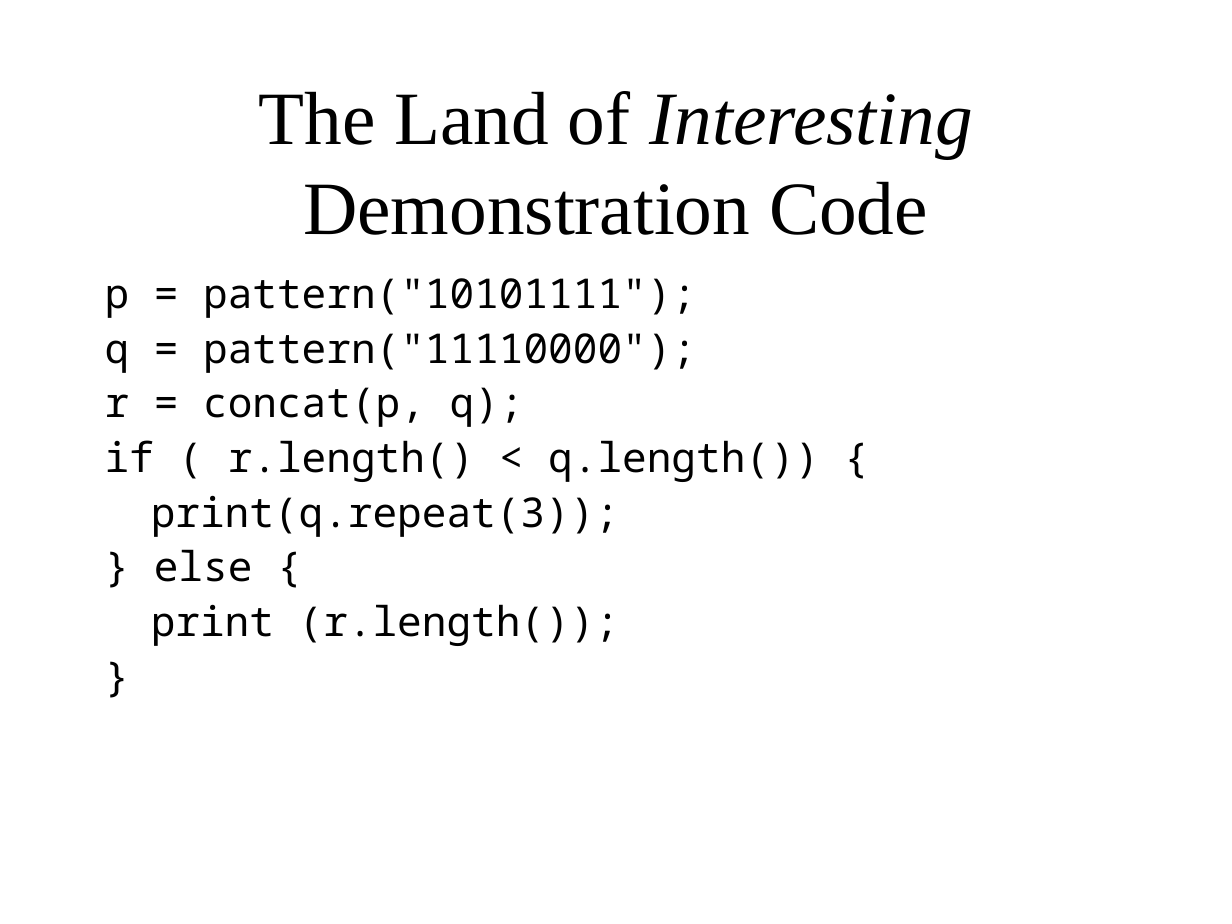
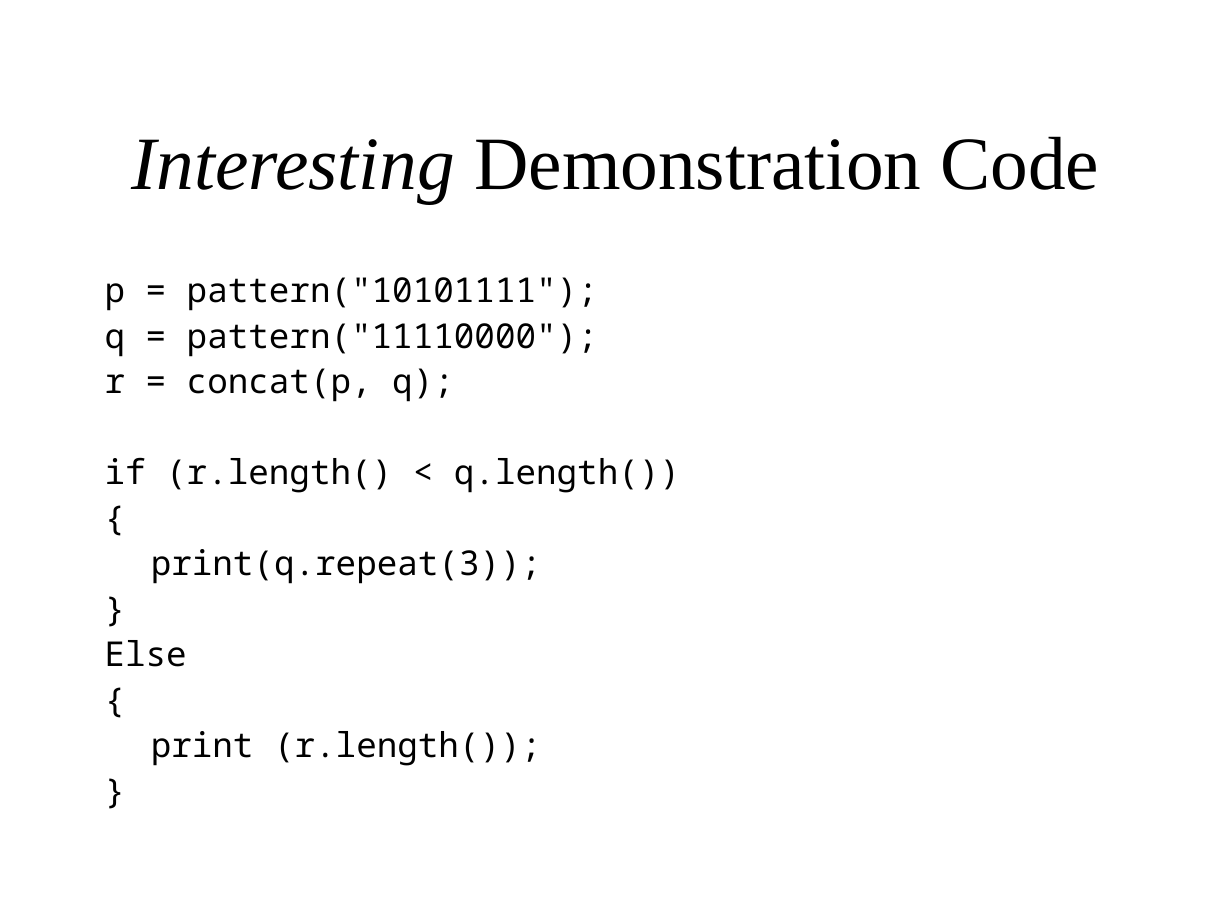
Before and after one commit to waseemilahi/drul, a slide deck: slide 22 of Presentation/Parts1-2.ppt (slide 12 before the commit). Drawn at 1232x924 pixels with LibreOffice and Linux fonts; fonts in the diff are those of the drawing. Boxes give left, top, right and bottom in pixels: in the first picture for what was removed or moved away, otherwise in the second. Text is boxed around its words. In the diff, an @@ line names an element or a change of style, - is before the commit and + after.

```diff
--- a/Presentation/Parts1-2.ppt
+++ b/Presentation/Parts1-2.ppt
@@ title at bbox=[132, 136, 1099, 203]: text changed @@
-The Land of Interesting Demonstration Code
+Interesting Demonstration Code
@@ text at bbox=[105, 277, 598, 766]: size 24 to 20 pt in "p = pattern("10101111");", "q = pattern("11110000");", "r = concat(p, q);", "print(q.repeat(3));" and 2 more places; less space between paragraphs @@
@@ text at bbox=[105, 457, 680, 493]: text changed; size 24 to 20 pt @@
-if ( r.length() < q.length()) {
+if (r.length() < q.length())
+{
@@ text at bbox=[105, 640, 187, 667]: text changed; size 24 to 20 pt @@
-} else {
+}
+Else
+{
```
Also in this commit, not shown: 10 other slides changed, 22 slides added, 3 slides removed.
